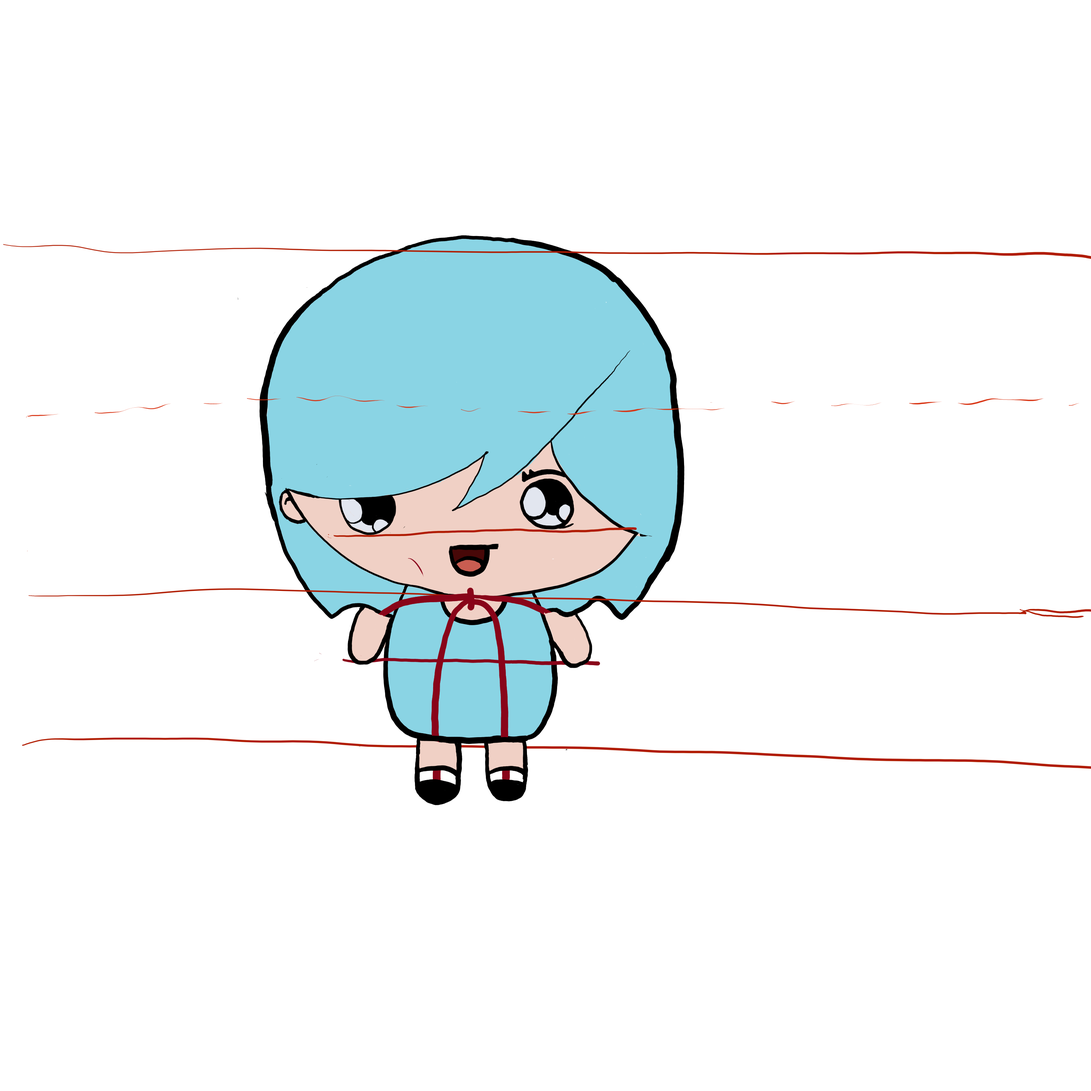
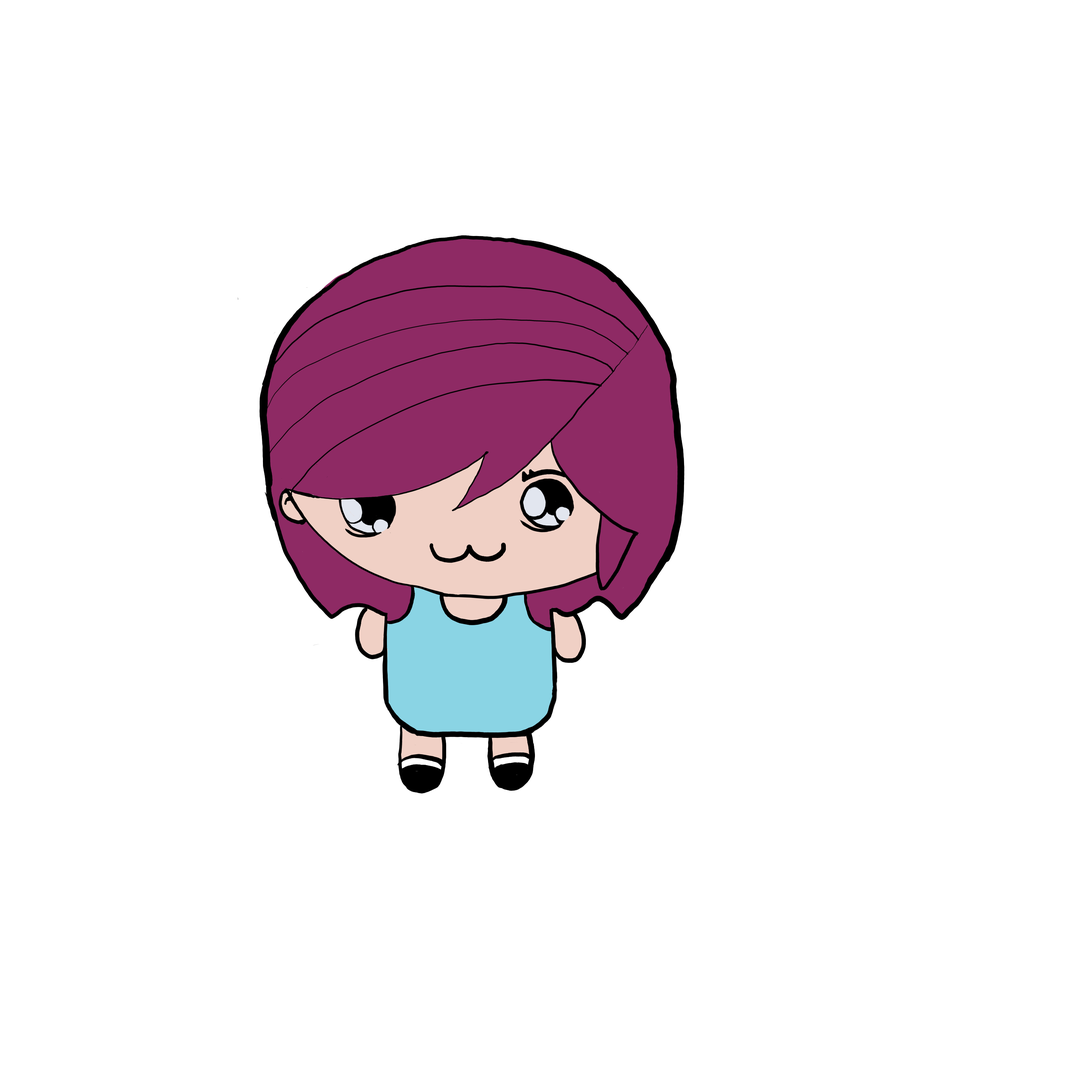
Layer changes from the first 1091px x 1091px image to the second:
hid "guides", painted on it over left=3, top=238, right=1091, bottom=806
moved "ear" above "ear-color", painted on it over left=256, top=465, right=676, bottom=769
moved "ear-color" above "eyes" over left=279, top=488, right=326, bottom=536
painted on "eyes" over left=325, top=465, right=606, bottom=606
painted on "eyes-colors" over left=302, top=465, right=583, bottom=583
painted on "mouth" over left=232, top=279, right=699, bottom=699
removed layer "mouth-color" over left=442, top=544, right=489, bottom=578
moved "head" above "skirt", painted on it over left=3, top=238, right=815, bottom=769
added layer "skirt" above "hair" over left=325, top=605, right=676, bottom=806
painted on "hair" over left=256, top=279, right=699, bottom=629
painted on "hair-color" over left=209, top=238, right=792, bottom=806
painted on "head-color" over left=186, top=442, right=652, bottom=806
painted on "torso" over left=279, top=419, right=699, bottom=806
painted on "torso-color" over left=372, top=558, right=583, bottom=769
moved "limbs" above "limbs-colors", painted on it over left=256, top=325, right=839, bottom=806
moved "limbs-colors" above "Background", painted on it over left=279, top=488, right=746, bottom=806
